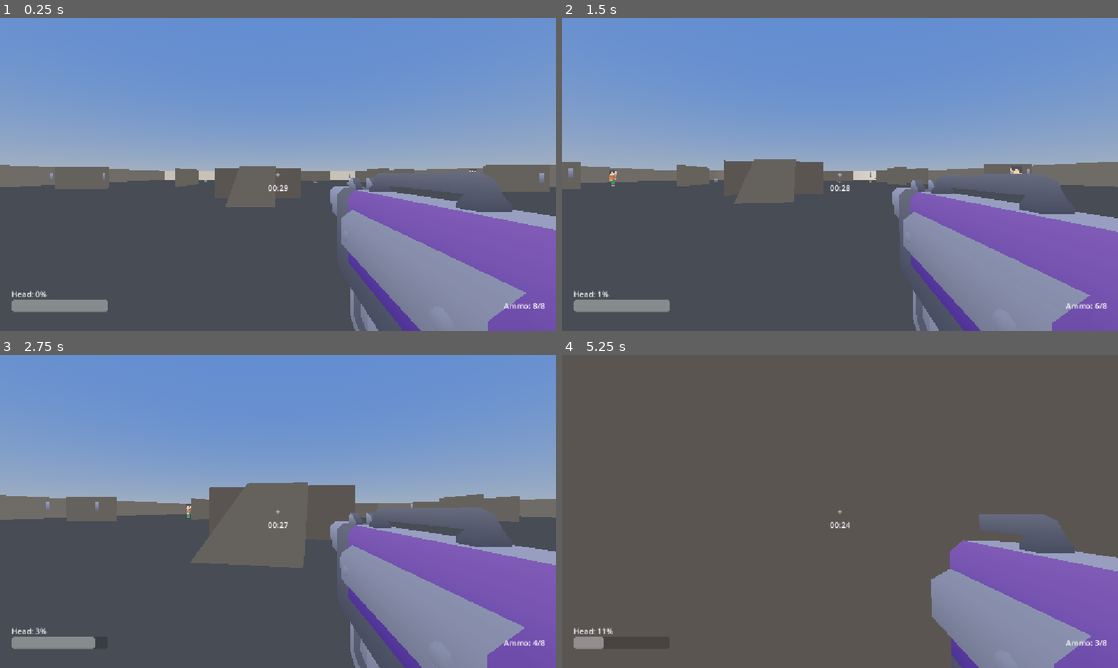
Above: before the commit, frames 1-4 (two rows, left to right).
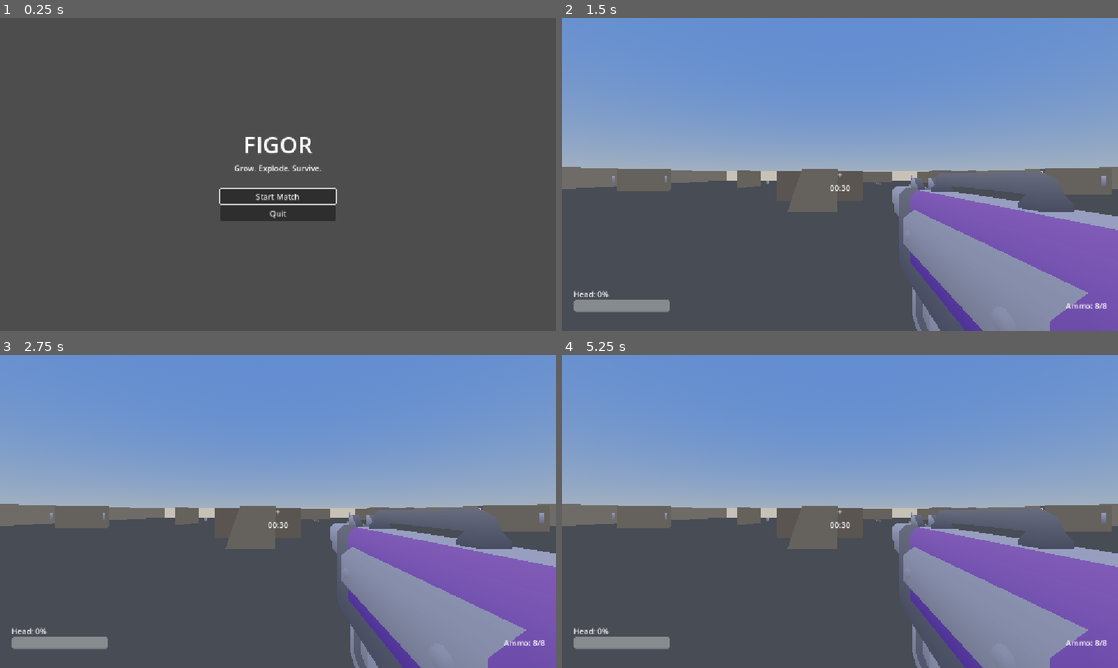
Above: after the commit, the same moments.

Repository: vukmark/figor
Game: Godot game, scene res://scenes/menu/MainMenu.tscn
The game is run twice, just before and just after one commit, with the same random seed, the same clock (stepped at 60 frames per second) and the same inputs. Before the commit the project starts from res://scenes/main/Main.tscn.
Inputs (mouse positions are in pixels of both pictures, inside the frame that each line leads up to):
- Up to frame 1 (0.25 s): no input
- Up to frame 2 (1.5 s): click (840, 196) at 0.5 s, where only the run after the commit has a clickable "Start Match"; move the mouse to (867, 174) at 1.27 s; press the mouse at (867, 174) at 1.28 s; hold W (move_forward) from 1.28 s (still down)
- Up to frame 3 (2.75 s): keep holding W (move_forward); tap Space (jump) at 1.52, 2.27 s; move the mouse to (250, 511) at 2.02 s; release the mouse at (250, 511) at 2.03 s; tap Shift (sprint) at 2.1 s
- Up to frame 4 (5.25 s): keep holding W (move_forward); move the mouse to (851, 505) at 2.77 s; hold Tab (toggle_scoreboard) 2.78-3.53 s; move the mouse to (834, 517) at 3.52 s; click (834, 517) at 3.6 s; tap Space (jump) at 3.77, 4.52 s; move the mouse to (878, 514) at 4.27 s; hold Shift (sprint) 4.28-5.03 s; tap M (main_menu, bound only after the commit) at 4.9 s; tap Enter at 5 s; move the mouse to (795, 508) at 5.02 s; tap Tab (toggle_scoreboard) at 5.1 s

The runs differ from the first frame. In frame 1, 69% of the frame differs, in the area x 0-100%, y 0-100%; in frame 2, 4.7%; in frame 3, 7.6%; in frame 4, 54%.

Commit message:
add main manu

Diff:
--- a/autoload/GameManager.gd
+++ b/autoload/GameManager.gd
@@ -49,7 +49,10 @@
 
 
 func _process(delta: float) -> void:
-	if match_over or not multiplayer.is_server():
+	# multiplayer.is_server() throws if no peer is assigned at all (e.g. while
+	# sitting at the main menu after NetworkManager.close_peer()) — has_multiplayer_peer()
+	# guards that instead of erroring every single frame.
+	if match_over or not multiplayer.has_multiplayer_peer() or not multiplayer.is_server():
 		return
 	match_time_remaining = max(match_time_remaining - delta, 0.0)
 	if match_time_remaining <= 0.0:
@@ -136,7 +139,7 @@
 ## Server-only: decides an explosion happened, spawns the one-shot effect,
 ## and records the kill/death.
 func spawn_explosion(pos: Vector3, head_scale_ratio: float, killer_player_id: int, victim_player_id: int) -> void:
-	if not multiplayer.is_server():
+	if not multiplayer.has_multiplayer_peer() or not multiplayer.is_server():
 		return
 	if explosion_scene == null or fx_root == null:
 		push_warning("GameManager: explosion_scene or fx_root not set")
--- a/autoload/NetworkManager.gd
+++ b/autoload/NetworkManager.gd
@@ -22,6 +22,7 @@
 
 
 func host_game(port: int = DEFAULT_PORT) -> void:
+	close_peer()
 	peer = ENetMultiplayerPeer.new()
 	var err := peer.create_server(port, MAX_CLIENTS)
 	if err != OK:
@@ -31,6 +32,7 @@
 
 
 func join_game(address: String, port: int = DEFAULT_PORT) -> void:
+	close_peer()
 	peer = ENetMultiplayerPeer.new()
 	var err := peer.create_client(address, port)
 	if err != OK:
@@ -39,8 +41,20 @@
 	multiplayer.multiplayer_peer = peer
 
 
+## Releases the current peer (and its bound port) before creating a new one.
+## Without this, going back to the main menu and starting a new match would
+## call host_game() again while the old ENetMultiplayerPeer might still hold
+## the port, risking a rebind failure — NetworkManager is an autoload, so its
+## state persists across scene changes unless explicitly torn down like this.
+func close_peer() -> void:
+	if peer:
+		peer.close()
+		peer = null
+	multiplayer.multiplayer_peer = null
+
+
 func is_server() -> bool:
-	return multiplayer.is_server()
+	return multiplayer.has_multiplayer_peer() and multiplayer.is_server()
 
 
 func _on_peer_connected(id: int) -> void:
--- a/project.godot
+++ b/project.godot
@@ -11,7 +11,7 @@
 [application]
 
 config/name="Figor"
-run/main_scene="res://scenes/main/Main.tscn"
+run/main_scene="res://scenes/menu/MainMenu.tscn"
 config/features=PackedStringArray("4.7", "GL Compatibility")
 config/icon="res://icon.svg"
 
@@ -73,6 +73,11 @@
 "events": [Object(InputEventKey,"resource_local_to_scene":false,"resource_name":"","device":-1,"window_id":0,"alt_press …(192 unchanged characters)…
 ]
 }
+main_menu={
+"deadzone": 0.2,
+"events": [Object(InputEventKey,"resource_local_to_scene":false,"resource_name":"","device":-1,"window_id":0,"alt_pressed":false,"shift_pressed":false,"ctrl_pressed":false,"meta_pressed":false,"pressed":false,"keycode":0,"physical_keycode":77,"key_label":0,"unicode":109,"location":0,"echo":false,"script":null)
+]
+}
 
 [physics]
 
--- /dev/null
+++ b/scenes/menu/MainMenu.tscn
@@ -0,0 +1,46 @@
+[gd_scene load_steps=2 format=3]
+
+[ext_resource type="Script" path="res://scripts/menu/MainMenu.gd" id="1"]
+
+[node name="MainMenu" type="Control"]
+layout_mode = 3
+anchors_preset = 15
+anchor_right = 1.0
+anchor_bottom = 1.0
+script = ExtResource("1")
+
+[node name="VBoxContainer" type="VBoxContainer" parent="."]
+layout_mode = 1
+anchors_preset = 8
+anchor_left = 0.5
+anchor_top = 0.5
+anchor_right = 0.5
+anchor_bottom = 0.5
+offset_left = -120.0
+offset_top = -100.0
+offset_right = 120.0
+offset_bottom = 100.0
+alignment = 1
+
+[node name="TitleLabel" type="Label" parent="VBoxContainer"]
+layout_mode = 2
+theme_override_font_sizes/font_size = 48
+text = "FIGOR"
+horizontal_alignment = 1
+
+[node name="SubtitleLabel" type="Label" parent="VBoxContainer"]
+layout_mode = 2
+text = "Grow. Explode. Survive."
+horizontal_alignment = 1
+
+[node name="Spacer" type="Control" parent="VBoxContainer"]
+custom_minimum_size = Vector2(0, 24)
+layout_mode = 2
+
+[node name="StartButton" type="Button" parent="VBoxContainer"]
+layout_mode = 2
+text = "Start Match"
+
+[node name="QuitButton" type="Button" parent="VBoxContainer"]
+layout_mode = 2
+text = "Quit"
--- /dev/null
+++ b/scripts/menu/MainMenu.gd
@@ -0,0 +1,19 @@
+extends Control
+
+@onready var start_button: Button = $VBoxContainer/StartButton
+@onready var quit_button: Button = $VBoxContainer/QuitButton
+
+
+func _ready() -> void:
+	Input.mouse_mode = Input.MOUSE_MODE_VISIBLE
+	start_button.pressed.connect(_on_start_pressed)
+	quit_button.pressed.connect(_on_quit_pressed)
+	start_button.grab_focus()
+
+
+func _on_start_pressed() -> void:
+	get_tree().change_scene_to_file("res://scenes/main/Main.tscn")
+
+
+func _on_quit_pressed() -> void:
+	get_tree().quit()
--- a/scripts/ui/HUD.gd
+++ b/scripts/ui/HUD.gd
@@ -63,6 +63,9 @@
 			var main := get_tree().current_scene
 			if main and main.has_method("restart_match"):
 				main.restart_match()
+		elif Input.is_action_just_pressed("main_menu"):
+			NetworkManager.close_peer()
+			get_tree().change_scene_to_file("res://scenes/menu/MainMenu.tscn")
 	else:
 		if game_over_panel.visible:
 			game_over_panel.visible = false
@@ -132,7 +135,7 @@
 
 func _on_match_ended(winner_player_id: int, reason: String) -> void:
 	var winner_name: String = GameManager.scores.get(winner_player_id, {}).get("name", "No one")
-	game_over_label.text = "%s wins! (%s)\nPress R to play again" % [winner_name, reason]
+	game_over_label.text = "%s wins! (%s)\nPress R to play again, or M for Main Menu" % [winner_name, reason]
 	_populate_rows(game_over_rows)
 	game_over_panel.visible = true
 	scoreboard_panel.visible = false
Not shown, added: scripts/menu/MainMenu.gd.uid
Not shown, changed: PLAN.md
